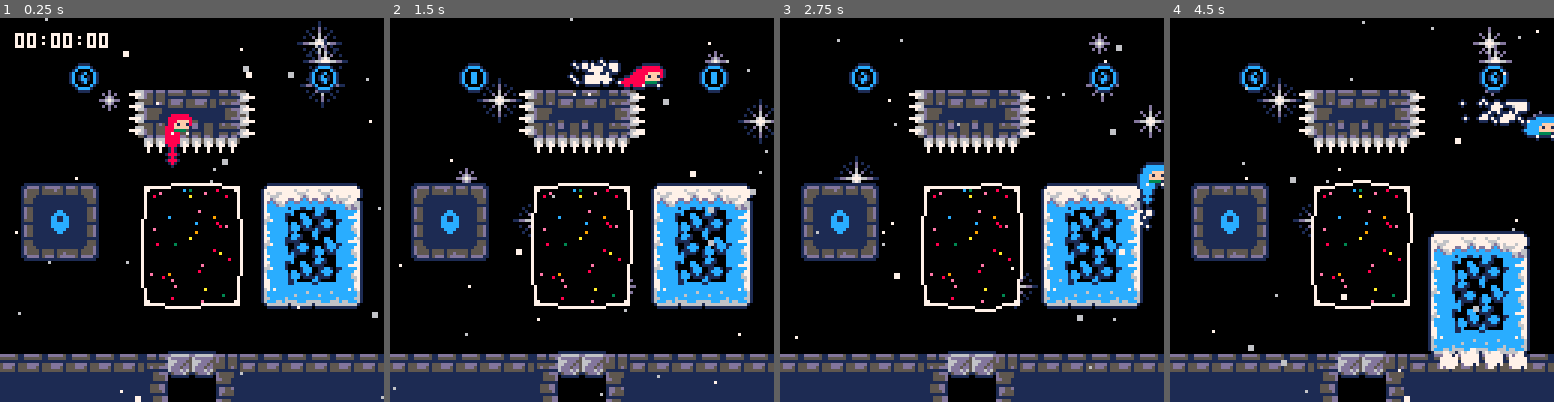
Above: before the commit, frames 1-4 (left to right).
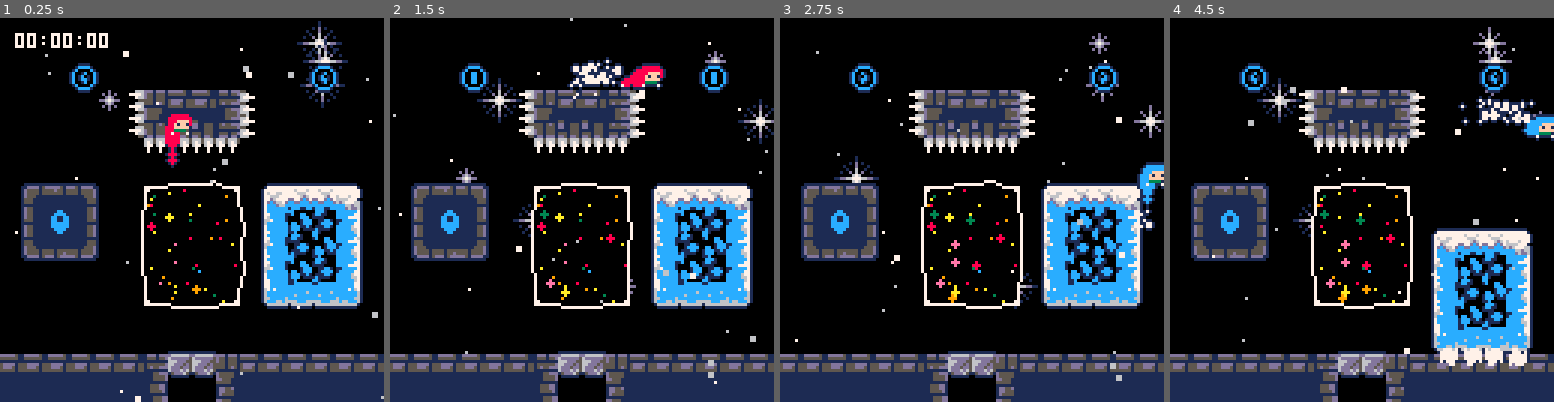
Above: after the commit, the same moments.

Repository: CelesteClassic/newleste.p8
Game: PICO-8 cartridge site.p8
Same seed, same stepped clock (60 frames per second), same inputs: the game is played once before the commit and once after it.
Inputs:
- Up to frame 1 (0.25 s): no input
- Up to frame 2 (1.5 s): tap X (X key) at 0.33, 1.07 s; tap O (Z key) at 0.7 s
- Up to frame 3 (2.75 s): hold Right 1.6-2.1 s; tap O (Z key) at 1.7, 2.1, 2.5 s; tap X (X key) at 1.85 s; hold Up 2.15-2.42 s; hold Right from 2.47 s (still down)
- Up to frame 4 (4.5 s): tap O (Z key) every 0.4 s from 2.9 to 4.1 s; tap X (X key) at 2.97, 4.08 s; release Right at 3.03 s; hold Left 3.08-3.58 s; hold Down 3.63-3.97 s; hold Right from 4.02 s (still down)

The runs differ from the first frame. In frame 1, 0.9% of the frame differs, in the area x 4-65%, y 0-78%; in frame 2, 1.8%; in frame 3, 1.6%; in frame 4, 6.9%, in the area x 10-97%, y 0-100%.

Commit message:
big dream block particles

Diff:
--- a/site.p8
+++ b/site.p8
@@ -938,7 +938,9 @@
       {x=rnd(hitbox.w-1)+x,
       y=rnd(hitbox.h-1)+y,
       z=rnd(1),
-      c=split"3, 8, 9, 10, 12, 14"[flr(rnd(7))]})
+      c=split"3, 8, 9, 10, 12, 14"[flr(rnd(6))+1],
+      s=rnd(),
+      t=flr(rnd(10))})
     end
     dtimer=1
     disp_shapes={}
@@ -1018,19 +1020,36 @@
     --[[hitbox.w-=2
     hitbox.h-=2]]--
     update_disp_shapes(disp_shapes)
+
+    foreach(particles, function(p)
+      p.t=(p.t+1)%16
+    end)
   end,
   draw=function(_ENV)
     rectfill(x+1,y+1,right()-1,bottom()-1,0)
+
+    local big_particles={}
     foreach(particles, function(p)
       local px,py = (p.x+cam_x*p.z-65)%(hitbox.w-2)+1+x, (p.y+cam_y*p.z-65)%(hitbox.h-2)+1+y
-      if #disp_shapes==0 then
-        rectfill(px,py,px,py,p.c)
-      else
+      if #disp_shapes!=0 then
         local d,dx,dy,ds=displace(disp_shapes, vector(px,py))
         d=max((6-d), 0)
-        rectfill(px+dx*d*ds,py+dy*d*ds,px+dx*d*ds,py+dy*d*ds,p.c)
+        px+=dx*ds
+        py+=dy*ds
+      end
+
+      if p.s<0.2 and p.t<=8 then
+        add(big_particles,{px,py,p.c})
+      else
+        pset(px,py,p.c)
       end
     end)
+    foreach(big_particles,function(p)
+      local px,py,pc=unpack(p)
+      line(px-1,py,px+1,py,pc)
+      line(px,py-1,px,py+1,pc)
+    end)
+
     color(7)
     -- draw outline pixel by pixel
     -- divide into segments of 8 pixels
